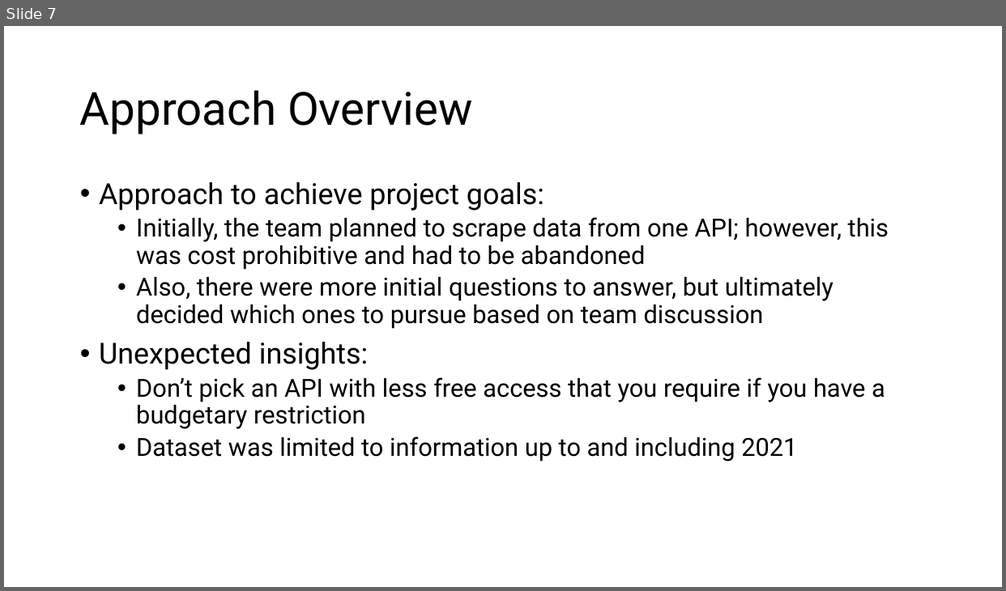
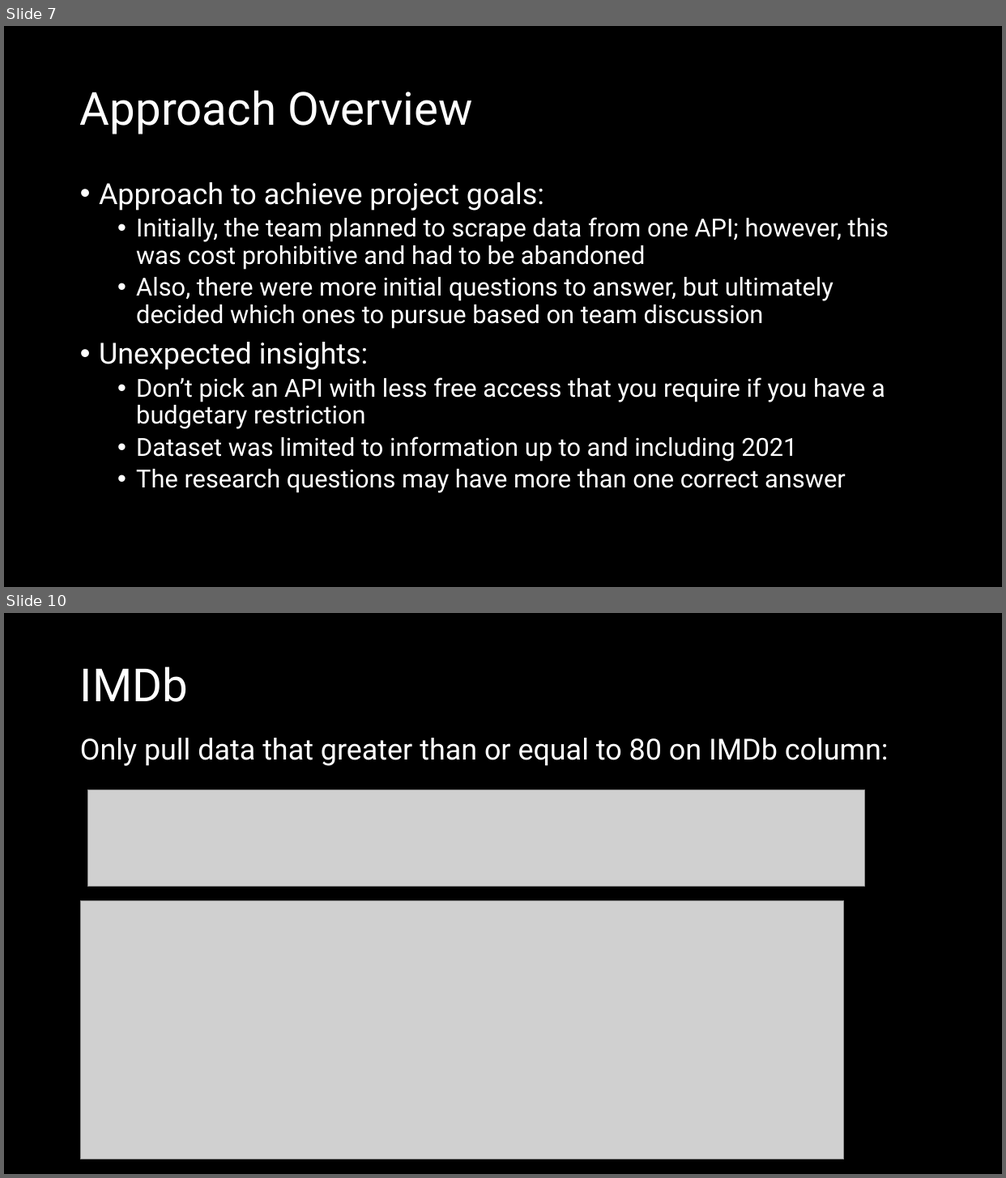
Before and after one commit to Christian-Albertini/UNC-Project-1, a slide deck: what_are_we_watching_tonight.pptx. Shown one above the other, each under a label of ours: slide 7 before the commit, slides 7 and 10 after it; the slides between them are not shown. The pictures are 1006x591 and 1006x1178 pixels, drawn with LibreOffice and Linux fonts; fonts in the diff are those of the drawing; grey boxes stand for pictures. Boxes give left, top, right and bottom in pixels: in the first picture for what was removed or moved away, otherwise in the second. Text is boxed around its words. In the diff, an @@ line names an element or a change of style, - is before the commit and + after.

```diff
--- a/what_are_we_watching_tonight.pptx
+++ b/what_are_we_watching_tonight.pptx
@@ slide 10 added at box(4, 613, 1002, 1174), background #000000 @@
@@ title added at box(80, 666, 188, 702), 44 pt, text #FFFFFF @@
+IMDb
@@ text added at box(80, 738, 889, 766), 28 pt, text #FFFFFF @@
+Only pull data that greater than or equal to 80 on IMDb column:
@@ picture added at box(88, 790, 865, 886) @@
@@ picture added at box(80, 901, 844, 1160) @@
@@ slide 7 changed as well @@
@@ background #FFFFFF to #000000 @@
@@ title "Approach Overview" at box(80, 90, 473, 135): text colour #000000 to #FFFFFF @@
@@ text at box(99, 182, 889, 462): text colour #000000 to #FFFFFF in "Approach to achieve project goals:", "Initially, the team planned to scrape data ...", "Also, there were more initial questions to ...", "Unexpected insights:" and 2 more places @@
@@ text at box(136, 469, 846, 493): paragraph added @@
+  • The research questions may have more than one correct answer
```
Also in this commit, not shown: 7 other slides changed, 16 other slides added, 6 slides removed.
